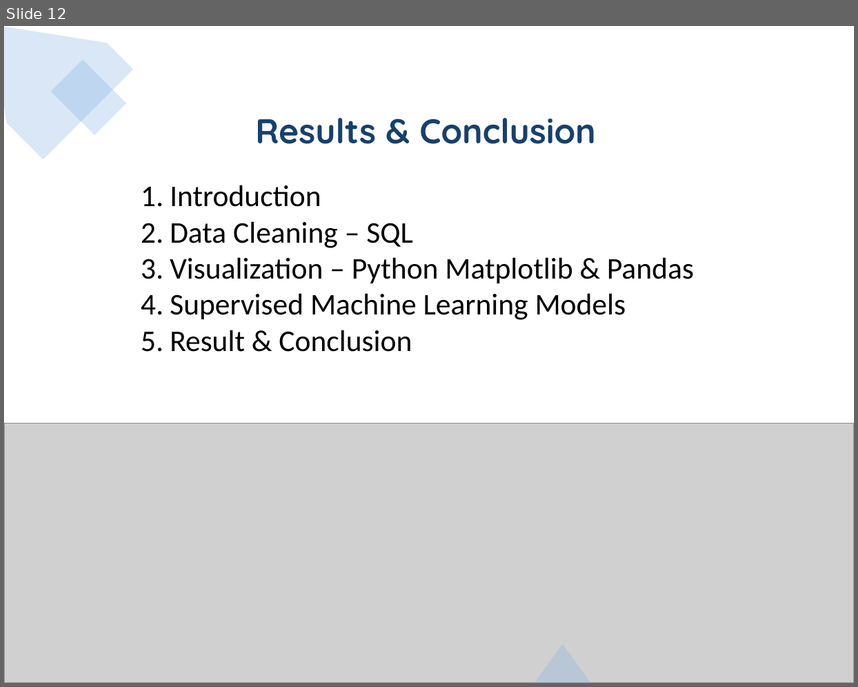
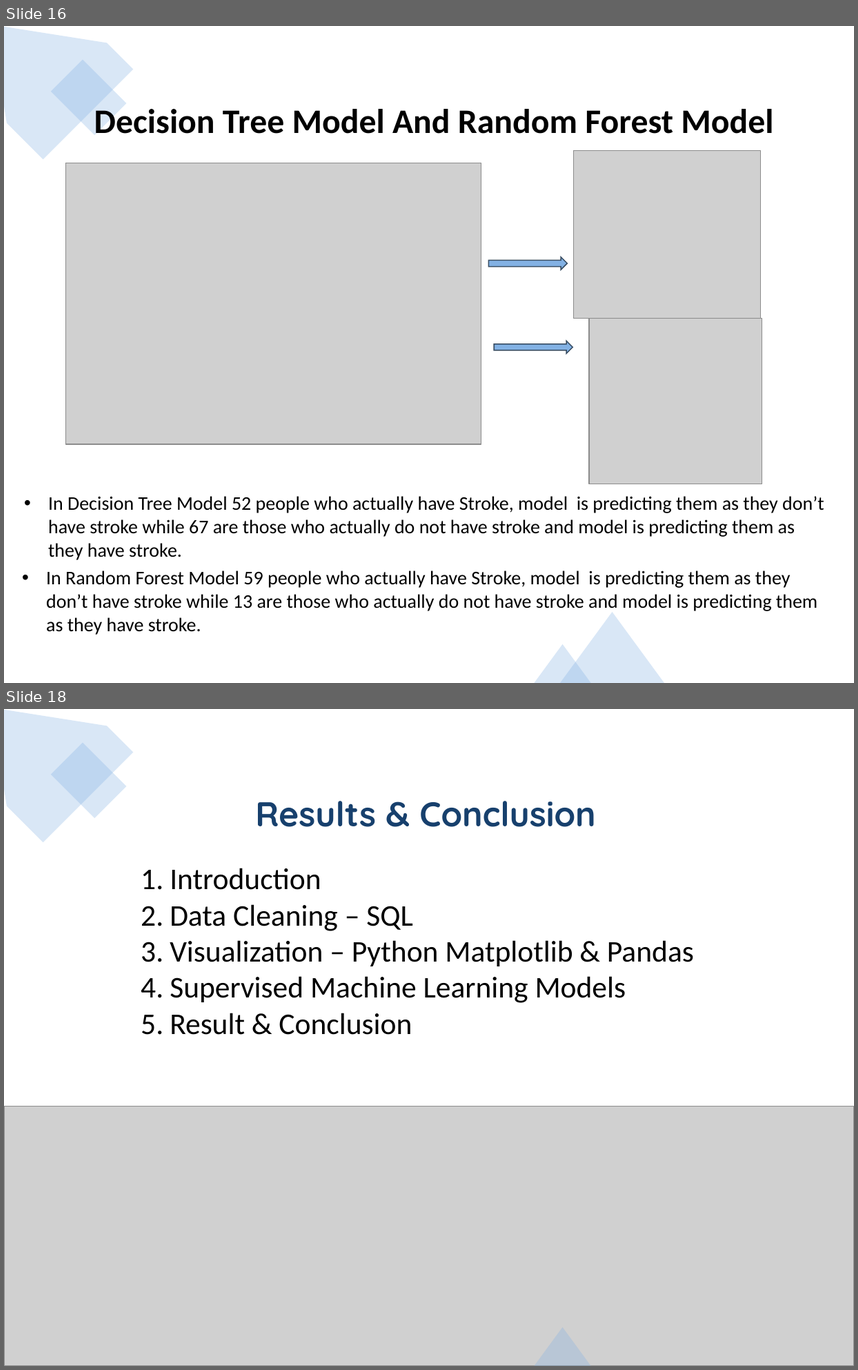
Before and after one commit to jojoalva/Stroke-Project-4, a slide deck: Presentation/Project4_presentation_draft.pptx. Shown one above the other, each under a label of ours: slide 12 before the commit, slides 16 and 18 after it; the slides between them are not shown. The pictures are 858x687 and 858x1370 pixels, drawn with LibreOffice and Linux fonts; fonts in the diff are those of the drawing; grey boxes stand for pictures. Boxes give left, top, right and bottom in pixels: in the first picture for what was removed or moved away, otherwise in the second. Text is boxed around its words. In the diff, an @@ line names an element or a change of style, - is before the commit and + after.

```diff
--- a/Presentation/Project4_presentation_draft.pptx
+++ b/Presentation/Project4_presentation_draft.pptx
@@ slide 16 added at box(4, 26, 854, 683), background #FFFFFF; not listed: 2 template elements that a slide beside it also shows @@
@@ rectangle added at box(4, 26, 854, 683), fill #FFFFFF @@
@@ freeform shape added at box(4, 26, 133, 160), fill #82B1E4 at 30% opacity @@
@@ freeform shape added at box(656, 26, 854, 168), fill #FFFFFF at 30% opacity @@
@@ rectangle added at box(50, 59, 126, 135), fill #82B1E4 at 30% opacity @@
@@ rectangle added at box(688, 81, 769, 162), fill #FFFFFF at 30% opacity @@
@@ text added at box(94, 105, 773, 134), 32 pt, text #000000, bold @@
+Decision Tree Model And Random Forest Model
@@ picture added at box(66, 163, 481, 444) @@
@@ picture added at box(573, 150, 760, 318) @@
@@ right arrow added at box(488, 257, 567, 270), fill #82B1E4, outline #394E64 1 pt @@
@@ picture added at box(589, 318, 762, 484) @@
@@ right arrow added at box(494, 341, 573, 353), fill #82B1E4, outline #394E64 1 pt @@
@@ text added at box(48, 496, 824, 560), 18 pt, text #000000 @@
+• In Decision Tree Model 52 people who actually have Stroke, model is predicting them as they don’t have stroke while 67 are those who actually do not have stroke and model is predicting them as they have stroke.
@@ text added at box(46, 570, 818, 635), 18 pt, text #000000 @@
+• In Random Forest Model 59 people who actually have Stroke, model is predicting them as they don’t have stroke while 13 are those who actually do not have stroke and model is predicting them as they have stroke.
@@ triangle added at box(560, 612, 665, 683), fill #82B1E4 at 30% opacity @@
@@ triangle added at box(534, 644, 591, 683), fill #82B1E4 at 30% opacity @@
@@ what was slide 12 is now slide 18 @@
```
Also in this commit, not shown: 6 slides changed, 8 other slides added, 3 slides removed, 1 other file.
